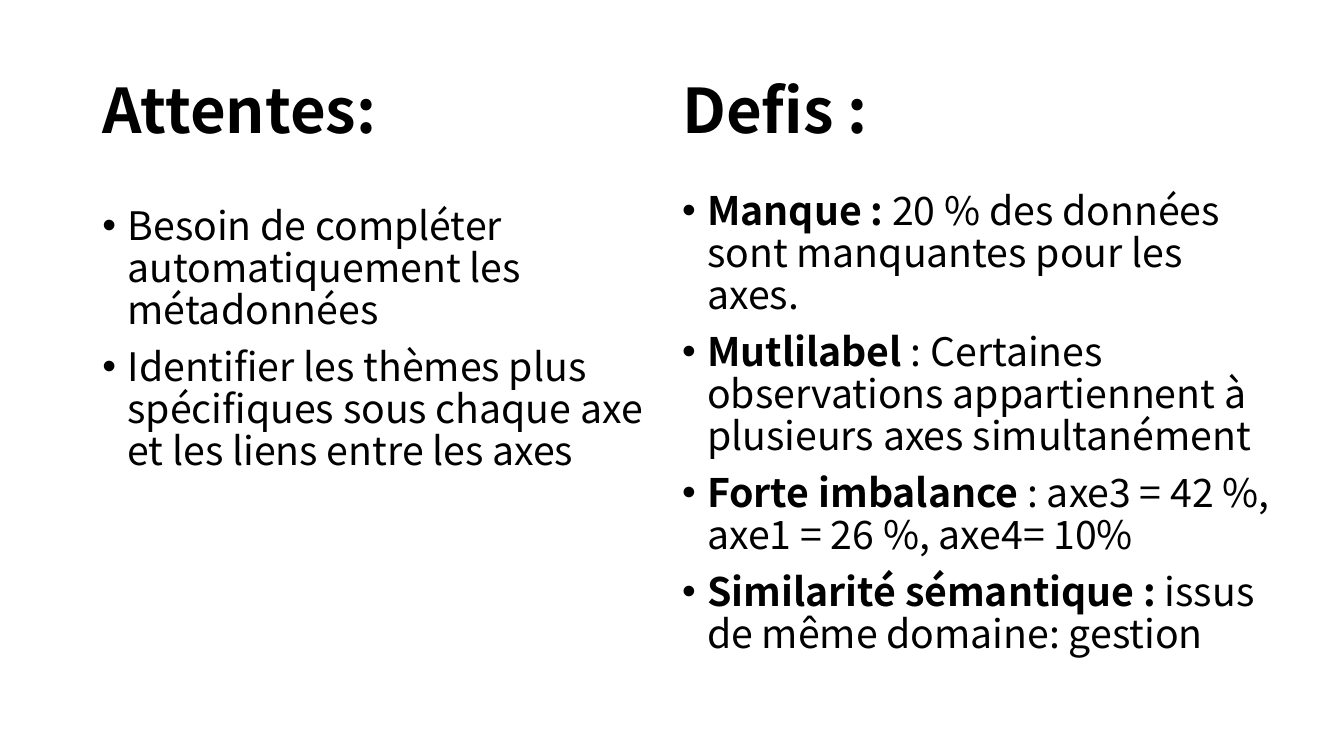
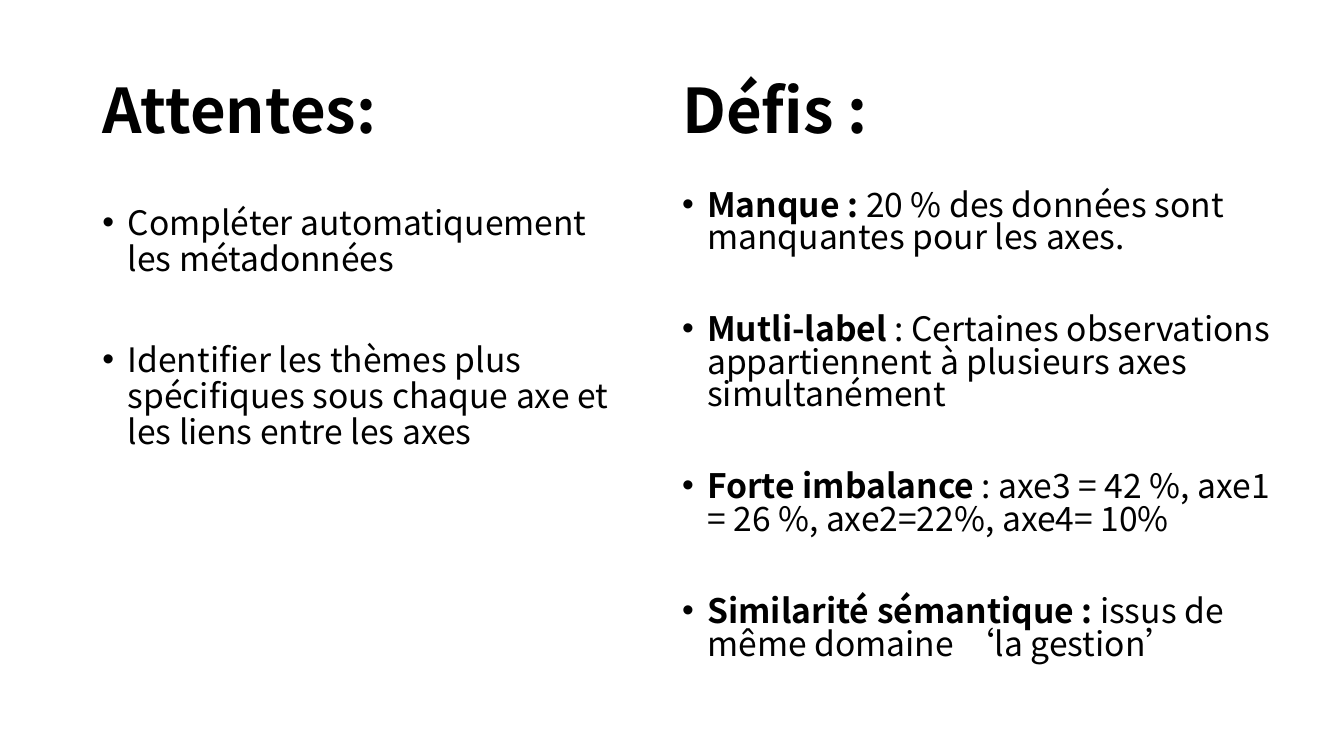
Before and after one commit to yeliu-dh/hal_insight, a slide deck: slide 3 of axe_classification.pptx. Drawn at 1344x756 pixels with LibreOffice and Linux fonts; fonts in the diff are those of the drawing. Boxes give left, top, right and bottom in pixels: in the first picture for what was removed or moved away, otherwise in the second. Text is boxed around its words. In the diff, an @@ line names an element or a change of style, - is before the commit and + after.

```diff
--- a/axe_classification.pptx
+++ b/axe_classification.pptx
@@ text at <box>682,76,834,134</box>: text changed @@
-Defis :
+Défis :
@@ text at <box>128,206,587,272</box>: text changed; size 28 to 24 pt @@
-• Besoin de compléter automatiquement les métadonnées
+• Compléter automatiquement les métadonnées
@@ text at <box>707,188,1224,257</box>: size 28 to 24 pt in "Manque : 20 % des données sont ..."; line spacing 0.9 to 0.8 @@
@@ text at <box>707,313,1270,665</box>: text changed; size 28 to 24 pt @@
-• Mutlilabel : Certaines observations appartiennent à plusieurs axes simultanément
-• Forte imbalance : axe3 = 42 %, axe1 = 26 %, axe4= 10%
-• Similarité sémantique : issus de même domaine: gestion
+• Mutli-label : Certaines observations appartiennent à plusieurs axes simultanément
+• Forte imbalance : axe3 = 42 %, axe1 = 26 %, axe2=22%, axe4= 10%
+• Similarité sémantique : issus de même domaine ‘la gestion’
@@ text at <box>128,343,608,445</box>: size 28 to 24 pt in "Identifier les thèmes plus spécifiques sous chaque ..." @@
```
Also in this commit, not shown: 7 other slides changed, 3 slides added, 2 slides removed, 20 other files.
